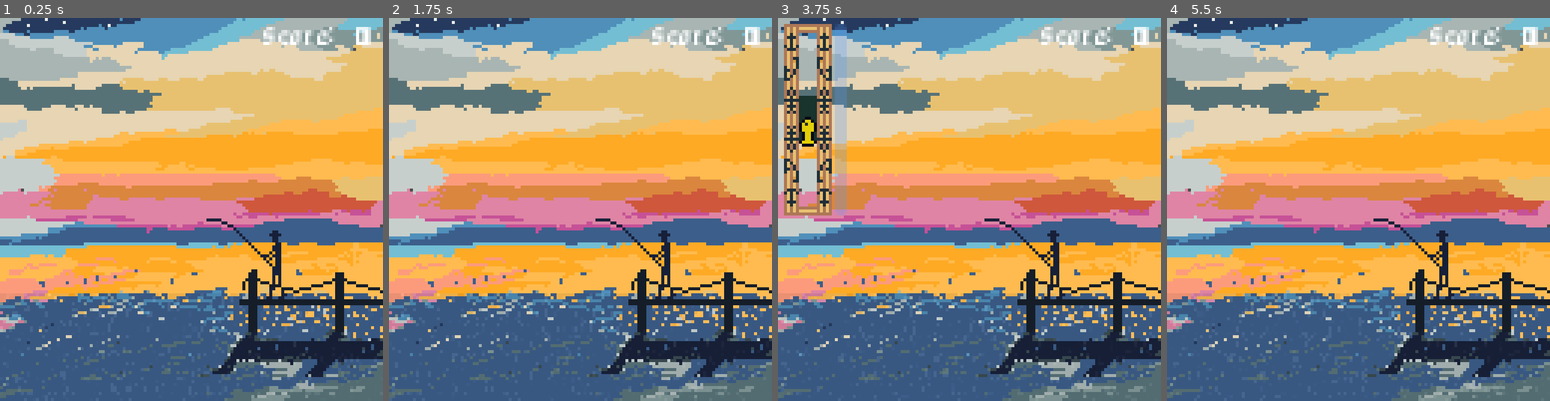
Above: before the commit, frames 1-4 (left to right).
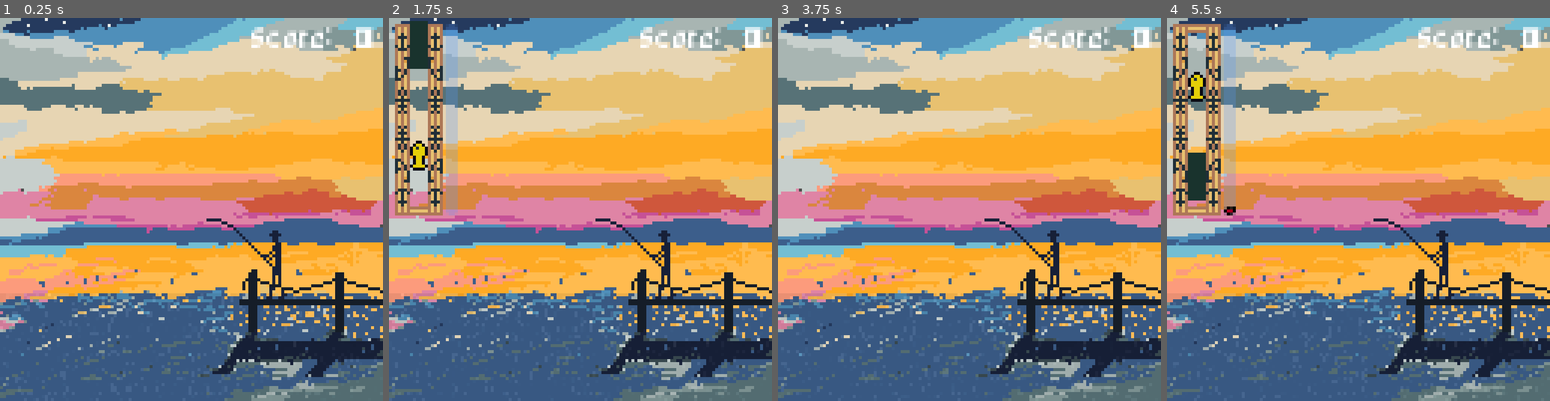
Above: after the commit, the same moments.

Repository: HagbardCelineDion/fishing-game
Game: Godot game, scene res://scenes/test_scene.tscn
Two runs of this game, one before a commit and one after it. Both use one fixed random seed, a clock stepped at 60 frames per second and the inputs below.
Inputs:
- Up to frame 1 (0.25 s): no input
- Up to frame 2 (1.75 s): tap Enter at 0.5 s; tap Space (space) at 0.6, 1.35 s
- Up to frame 3 (3.75 s): tap Space (space) at 2.1, 2.85, 3.5, 3.6 s
- Up to frame 4 (5.5 s): tap Space (space) at 4.35, 5.1 s

The runs differ from the first frame. In frame 1, 0.9% of the frame differs, in the area x 65-98%, y 2-8%; in frame 2, 7.1%; in frame 3, 7.0%; in frame 4, 7.2%, in the area x 1-98%, y 1-52%.

Commit message:
Small tweaks

Diff:
--- a/scenes/GameControl/fishing_minigame.gd
+++ b/scenes/GameControl/fishing_minigame.gd
@@ -32,6 +32,7 @@
 	if randi_range(0, 1):
 		fish_velocity *= -1
 	progress_bar.value = 0
+	fish_seconds = value + 1
 	fish_start = false
 	game_started = false
 	playing = true
@@ -53,7 +54,7 @@
 		progress_bar.value += (100/fish_seconds) * delta
 		if not fish_start:
 			fish_start = true
-			get_tree().create_timer(1.5,0).timeout.connect(start_game)
+			get_tree().create_timer(2,0).timeout.connect(start_game)
 	else:
 		progress_bar.value -= (100/(fish_seconds * 1.3)) * delta
 
@@ -102,4 +103,5 @@
 	player.position.y += player_velocity * delta
 
 func start_game() -> void:
+	#used so that the game doesn't end instantly if you touch the fish for a brief period right at the start
 	game_started = true
--- a/scenes/test_scene.tscn
+++ b/scenes/test_scene.tscn
@@ -80,7 +80,7 @@
 offset_bottom = 23.0
 grow_horizontal = 0
 theme_override_fonts/font = ExtResource("14_u0xbq")
-theme_override_font_sizes/font_size = 7
+theme_override_font_sizes/font_size = 8
 text = "Score: 10"
 horizontal_alignment = 2
 
